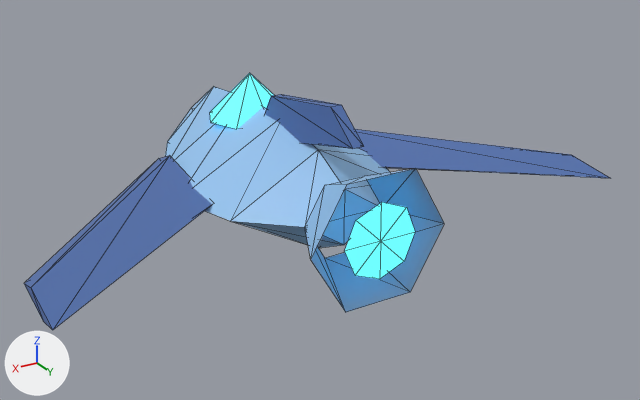
A saved change to the glTF model assets/ship.glb.
Rendered twice from a 50 mm lens placed at (1.73, 3.34, 1.44), pointed at (-0.15, 0.22, -0.12). The lights are fixed; the arrows at lower left show +X, +Y and +Z. The older version comes first. Mesh edges are drawn as thin lines. Vertices at exactly the same position are counted once.

The older version as bpy lines, for what is in view:
```python
mat_vr_ship_hull = principled_material('VR_Ship_Hull')
mat_vr_ship_hull.base_color = (0.3, 0.55, 0.85)  # blue #95c4ed
me_vr_ship_cockpit = bpy.data.meshes.new('VR_Ship_Cockpit')
me_vr_ship_cockpit.from_pydata(...)  # an 8-sided cone pointing to +z spanning x -0.2..0.2, y -0.35..0.05, z 0.2..0.4
me_vr_ship_cockpit.materials.append(mat_vr_ship_cockpit)  # dark blue #273f59, glowing cyan #59d8ff
me_vr_ship_engine = bpy.data.meshes.new('VR_Ship_Engine')
me_vr_ship_engine.from_pydata(...)  # 9 vertices, 8 faces; spans x -0.16..0.16, y 0.902, z -0.16..0.16
me_vr_ship_engine.materials.append(mat_vr_ship_cockpit)  # dark blue #273f59, glowing cyan #59d8ff
me_vr_ship_hull_001 = bpy.data.meshes.new('VR_Ship_Hull.001')
me_vr_ship_hull_001.from_pydata(...)  # 22 vertices, 40 faces; spans x -0.5..0.5, y -0.85..0.65, z -0.28..0.28
me_vr_ship_hull_001.materials.append(mat_vr_ship_hull)  # blue #95c4ed
me_vr_ship_nozzle = bpy.data.meshes.new('VR_Ship_Nozzle')
me_vr_ship_nozzle.from_pydata(...)  # 12 vertices, 12 faces; spans x -0.3..0.3, y 0.65..0.9, z -0.26..0.26
me_vr_ship_nozzle.materials.append(mat_vr_ship_hull)  # blue #95c4ed
ob_vr_ship_cockpit = bpy.data.objects.new('VR_Ship_Cockpit', me_vr_ship_cockpit)
ob_vr_ship_cockpit.location = (0.0, 0.0, 0.0)
ob_vr_ship_engine = bpy.data.objects.new('VR_Ship_Engine', me_vr_ship_engine)
ob_vr_ship_engine.location = (0.0, 0.0, 0.0)
ob_vr_ship_hull = bpy.data.objects.new('VR_Ship_Hull', me_vr_ship_hull_001)
ob_vr_ship_hull.location = (0.0, 0.0, 0.0)
ob_vr_ship_nozzle = bpy.data.objects.new('VR_Ship_Nozzle', me_vr_ship_nozzle)
ob_vr_ship_nozzle.location = (0.0, 0.0, 0.0)
# also in view: 'VR_Ship_Wings' at (0.0, 0.3, 0.01); 'VR_Ship_Fin' at (0.0, 0.34, 0.28)
```
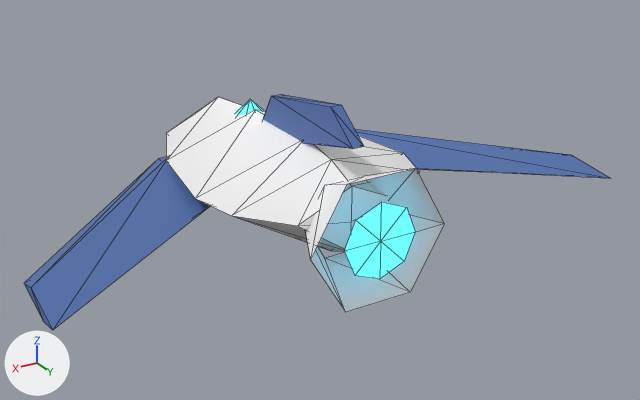
What changed in the scene script:
```text
Change mat_vr_ship_hull:
    where n0 = _N.new('ShaderNodeBsdfPrincipled'); n0.name = 'Principled BSDF'
    remove n0.inputs[0].default_value = (0.3, 0.55, 0.85, 1.0)  # 'Base Color', blue #95c4ed
    add n2 = _N.new('ShaderNodeVertexColor'); n2.name = 'Color Attribute'
    add _L.new(n2.outputs[0], n0.inputs[0])  # 'Color' to 'Base Color'
Add mat_vr_ship_hull_001:
    mat_vr_ship_hull_001 = principled_material('VR_Ship_Hull.001')
    mat_vr_ship_hull_001.base_color = (1.0, 1.0, 1.0)  # white #ffffff
Change me_vr_ship_cockpit:
    used by ob_vr_ship_cockpit; location = (0.0, 0.0, 0.0)
    remove me_vr_ship_cockpit.from_pydata(...)  # 10 vertices, 16 faces; spans x -0.2..0.2, y -0.35..0.05, z 0.2..0.4
    add me_vr_ship_cockpit.from_pydata(...)  # 10 vertices, 16 faces; spans x -0.2..0.2, y -0.35..0.05, z 0.08..0.28
    me_vr_ship_cockpit part 1: the whole mesh is moved by (0.0, 0.0, -0.12)
Change me_vr_ship_hull_001:
    used by ob_vr_ship_hull; location = (0.0, 0.0, 0.0)
    remove me_vr_ship_hull_001.from_pydata(...)  # 22 vertices, 40 faces; spans x -0.5..0.5, y -0.85..0.65, z -0.28..0.28
    add me_vr_ship_hull_001.from_pydata(...)  # 22 vertices, 40 faces; spans x -0.5..0.5, y -0.82..0.7, z -0.22..0.24
    me_vr_ship_hull_001 part 2: 22 of 22 vertices moved; they spanned x -0.5..0.5, y -0.85..0.65, z -0.28..0.28 and now span x -0.5..0.5, y -0.82..0.7, z -0.22..0.24; mean shift (0.0, 0.09, 0.03)
    me_vr_ship_hull_001 part 3: vertex colours changed
Change me_vr_ship_nozzle:
    where me_vr_ship_nozzle.from_pydata(...)  # 12 vertices, 12 faces; spans x -0.3..0.3, y 0.65..0.9, z -0.26..0.26
    remove me_vr_ship_nozzle.materials.append(mat_vr_ship_hull)  # blue #95c4ed
    add me_vr_ship_nozzle.materials.append(mat_vr_ship_hull_001)  # white #ffffff
```

Location of each change, [x1, y1, x2, y2] in pixels of the pictures (640 x 400 px; the box of a moved part takes in the faces that stretch with it):
'VR_Ship_Hull', recoloured, reshaped (12% wider): before [165, 86, 390, 248]; after [166, 97, 419, 252]
'VR_Ship_Nozzle', recoloured (lighter): [306, 169, 444, 312] in both
'VR_Ship_Cockpit', moved (mostly hidden afterwards): before [210, 73, 274, 129]; after [237, 99, 265, 116]
part 2 of me_vr_ship_hull_001, moved or reshaped: before [165, 86, 390, 248]; after [166, 97, 419, 252]
